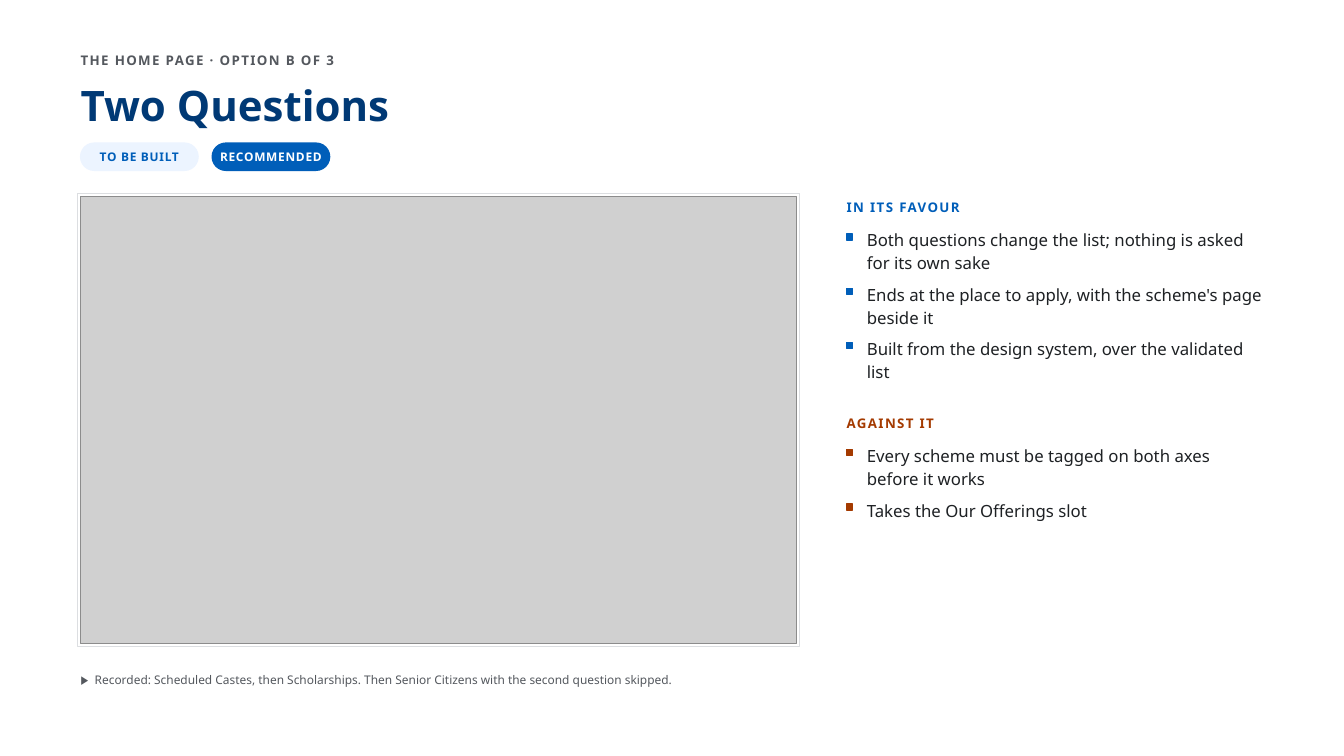
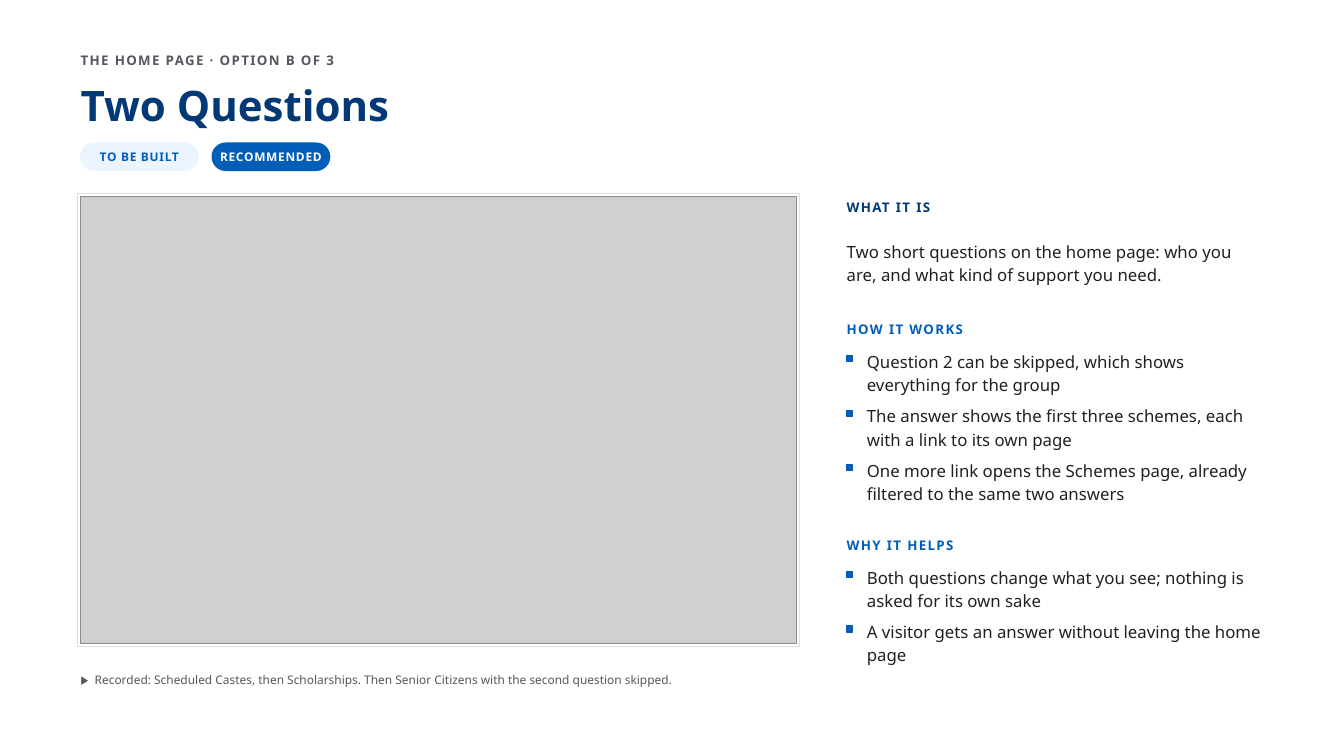
Before and after one commit to AkashShivanand/mosje, a slide deck: slide 5 of docs/plans/MoSJE-Service-Discovery-Options.pptx. Drawn at 1344x756 pixels with LibreOffice and Linux fonts; fonts in the diff are those of the drawing; grey boxes stand for pictures. Boxes give left, top, right and bottom in pixels: in the first picture for what was removed or moved away, otherwise in the second. Text is boxed around its words. In the diff, an @@ line names an element or a change of style, - is before the commit and + after.

Commit message:
feat(service-discovery): the deck in plain words, the earlier Schemes layouts, and a data-sources report
The option pages lose their verdicts, as the review asked: each says what
the option is, how it works and why it helps, in words a school-leaver can
read. The Two Questions answer shows both choices, three schemes with a
View details link each and no apply button, and one link to the Schemes
page filtered to the same answers. One Tap opens with a band for the one
portal or helpline the Department runs for the chosen group, where it has
one, with a link only where the site answered when checked. The scheme
type comes off every card and row: every scheme here is centrally backed.

The two Schemes-page options return to the layouts from before the review
with the review's asks applied — two filters, no counts, greyed filters,
paged results — reading every field from the master, with the row of
faces on one grid and a fixed label height so it aligns.

docs/research/service-discovery-data-sources.md is generated from the
master: every group, kind of support, portal, link and scheme with its
source, the link checks of 9 September, and what is still unverified.
Both before/after pages now carry their pictures inside the file. The
renderer draws a video's poster frame so the PDF shows every screen.

```diff
--- a/docs/plans/MoSJE-Service-Discovery-Options.pptx
+++ b/docs/plans/MoSJE-Service-Discovery-Options.pptx
@@ text at (x1=847, y1=197, x2=1263, y2=219): text changed; text colour #005EB9 to #003975 @@
-IN ITS FAVOUR
+WHAT IT IS
@@ text added at (x1=847, y1=245, x2=1231, y2=285), 12 pt, text #1E2124 @@
+Two short questions on the home page: who you are, and what kind of support you need.
@@ text at (x1=847, y1=324, x2=883, y2=334): text changed; text colour #A43A00 to #005EB9 @@
-AGAINST IT
+HOW IT WORKS
@@ rectangle moved from (x1=847, y1=288, x2=853, y2=294) to (x1=847, y1=356, x2=853, y2=362) @@
@@ text at (x1=867, y1=355, x2=1184, y2=395): text changed @@
-Ends at the place to apply, with the scheme's page beside it
+Question 2 can be skipped, which shows everything for the group
@@ rectangle moved from (x1=847, y1=343, x2=853, y2=349) to (x1=847, y1=410, x2=853, y2=416) @@
@@ text at (x1=867, y1=409, x2=1243, y2=450): text changed @@
-Built from the design system, over the validated list
+The answer shows the first three schemes, each with a link to its own page
@@ rectangle at (x1=847, y1=465, x2=853, y2=471): fill #A43A00 to #005EB9; outline #A43A00 1 pt to #005EB9 1 pt @@
@@ rectangle moved from (x1=847, y1=450, x2=853, y2=456) to (x1=847, y1=465, x2=853, y2=471) @@
@@ text added at (x1=867, y1=464, x2=1247, y2=500), 12 pt, text #1E2124 @@
+One more link opens the Schemes page, already filtered to the same two answers
@@ text removed at (x1=867, y1=504, x2=1087, y2=521) @@
-Takes the Our Offerings slot
@@ text at (x1=847, y1=540, x2=953, y2=550): text changed; size 12 to 9.5 pt; text colour #1E2124 to #005EB9; bold on @@
-Every scheme must be tagged on both axes before it works
+WHY IT HELPS
@@ rectangle moved from (x1=847, y1=504, x2=853, y2=510) to (x1=847, y1=572, x2=853, y2=578) @@
@@ rectangle at (x1=847, y1=572, x2=853, y2=578): fill #A43A00 to #005EB9; outline #A43A00 1 pt to #005EB9 1 pt @@
@@ text at (x1=867, y1=571, x2=1243, y2=607): text changed @@
-Both questions change the list; nothing is asked for its own sake
+Both questions change what you see; nothing is asked for its own sake
@@ rectangle moved from (x1=847, y1=234, x2=853, y2=240) to (x1=847, y1=626, x2=853, y2=632) @@
@@ text added at (x1=867, y1=625, x2=1261, y2=665), 12 pt, text #1E2124 @@
+A visitor gets an answer without leaving the home page
```
Also in this commit, not shown: 11 other slides changed, 59 other files.
